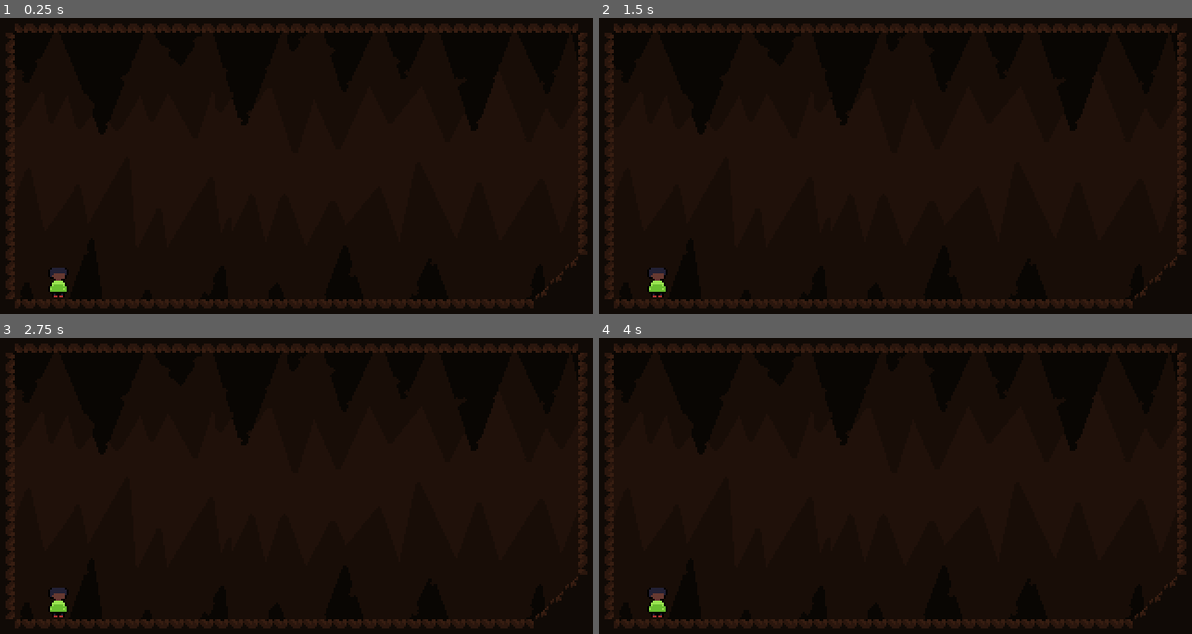
Above: before the commit, frames 1-4 (two rows, left to right).
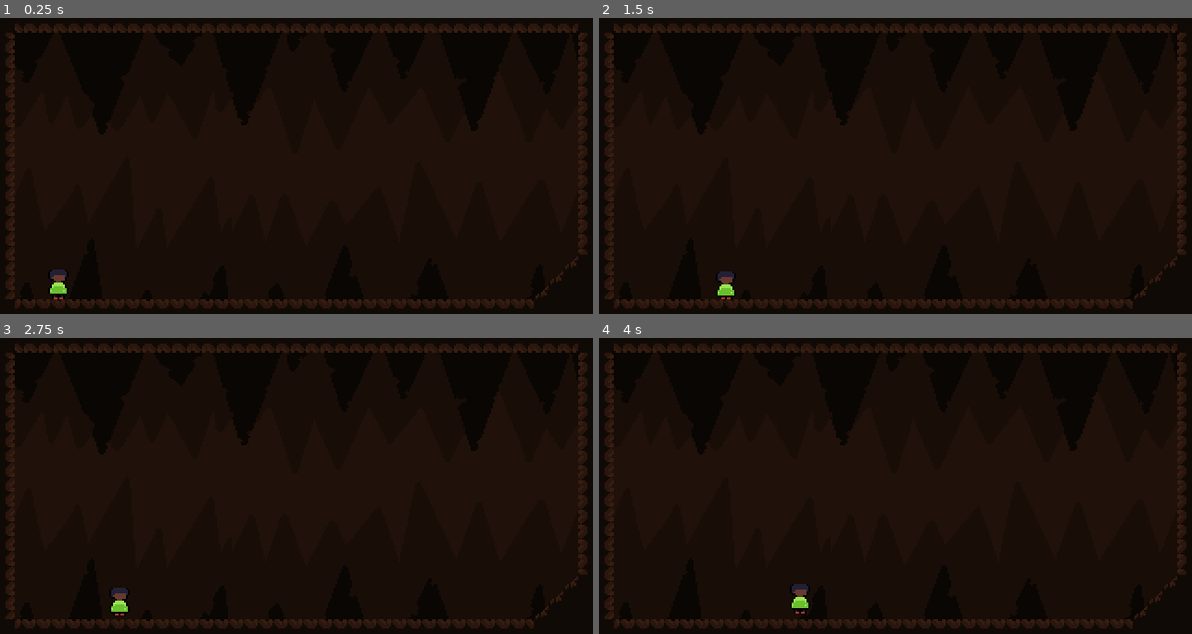
Above: after the commit, the same moments.

Repository: Omegalolchan/Cave_Runner
Game: Godot game, scene res://assets/Scenes/Debug Scene.tscn
The game is run twice, just before and just after one commit, with the same random seed, the same clock (stepped at 60 frames per second) and the same inputs. The project has no main scene, so this scene is started directly.
Inputs:
- Up to frame 1 (0.25 s): no input
- Up to frame 2 (1.5 s): hold C (jump, bound only after the commit) 0.53-1.28 s; hold Right (moveRight, bound only after the commit) from 0.53 s (still down); tap C (jump, bound only after the commit) at 1.35 s
- Up to frame 3 (2.75 s): tap C (jump, bound only after the commit) at 1.52, 1.82 s; release Right (moveRight, bound only after the commit) at 2.03 s; hold Left (moveLeft, bound only after the commit) from 2.03 s (still down); hold C (jump, bound only after the commit) from 2.03 s (still down)
- Up to frame 4 (4 s): release Left (moveLeft, bound only after the commit) at 2.78 s; release C (jump, bound only after the commit) at 2.78 s; hold Right (moveRight, bound only after the commit) from 2.78 s (still down); tap C (jump, bound only after the commit) at 2.85, 3.02, 3.32 s; hold C (jump, bound only after the commit) from 3.53 s (still down)

The runs differ from the first frame. In frame 1, 0.1% of the frame differs, in the area x 8-12%, y 84-95%; in frame 2, 0.4%; in frame 3, 0.4%; in frame 4, 0.4%, in the area x 8-36%, y 83-95%.

Commit message:
Handling player input and starting to work on movement

Diff:
--- a/assets/Scenes/Debug Scene.tscn
+++ b/assets/Scenes/Debug Scene.tscn
@@ -1,7 +1,8 @@
-[gd_scene load_steps=10 format=3 uid="uid://dnfkoufejparh"]
+[gd_scene load_steps=11 format=3 uid="uid://dnfkoufejparh"]
 
 [ext_resource type="Texture2D" uid="uid://bsktnv1mdxykd" path="res://assets/Sprites/Tileset Cave Final.png" id="1_h2wox"]
 [ext_resource type="Texture2D" uid="uid://cwwo48r82lrym" path="res://assets/Sprites/Cave_BG.png" id="2_d0esk"]
+[ext_resource type="Script" path="res://assets/Scripts/PlayerMovement.gd" id="3_mck1l"]
 [ext_resource type="Texture2D" uid="uid://dd6h25bytytai" path="res://assets/Sprites/PlayerIdle.png" id="3_thgoc"]
 
 [sub_resource type="TileSetAtlasSource" id="TileSetAtlasSource_bs4ro"]
@@ -108,13 +109,17 @@
 texture = ExtResource("2_d0esk")
 centered = false
 
-[node name="CharacterBody2D" type="CharacterBody2D" parent="."]
-position = Vector2(31, 143)
+[node name="Player" type="CharacterBody2D" parent="."]
+position = Vector2(31, 128)
+floor_stop_on_slope = false
+floor_constant_speed = true
+script = ExtResource("3_mck1l")
 
-[node name="Player" type="AnimatedSprite2D" parent="CharacterBody2D"]
+[node name="Sprite" type="AnimatedSprite2D" parent="Player"]
 texture_filter = 1
 sprite_frames = SubResource("SpriteFrames_fi5p2")
 animation = &"Idle"
+autoplay = "Idle"
 
-[node name="CollisionShape2D" type="CollisionShape2D" parent="CharacterBody2D"]
+[node name="HitBox" type="CollisionShape2D" parent="Player"]
 shape = SubResource("RectangleShape2D_sbs3j")
--- /dev/null
+++ b/assets/Scripts/PlayerMovement.gd
@@ -0,0 +1,33 @@
+extends CharacterBody2D
+
+const WALK_SPEED = 40.0
+var direction : float
+var jump_input : bool
+var is_jumping
+
+@export var jump_max_time = 1.0
+@export var jump_speed = -100.0
+
+# Get the gravity from the project settings to be synced with RigidBody nodes.
+var gravity = ProjectSettings.get_setting("physics/2d/default_gravity")
+
+
+func _process(delta): # Input gathering
+	direction = Input.get_axis("moveLeft", "moveRight")
+	jump_input = Input.is_action_pressed("jump")
+	print(jump_input)
+	return
+
+func _physics_process(delta):
+	# Add the gravity.
+	if !is_on_floor() && !is_jumping:
+		velocity.y += gravity * delta
+
+	if(jump_input && is_on_floor()) :
+		velocity.y = jump_speed
+
+	velocity.x = direction * WALK_SPEED
+
+	move_and_slide()
+
+	return
--- a/project.godot
+++ b/project.godot
@@ -12,6 +12,7 @@
 
 config/name="Cave_Runner"
 config/features=PackedStringArray("4.2", "Forward Plus")
+boot_splash/show_image=false
 config/icon="res://icon.svg"
 
 [display]
@@ -26,3 +27,31 @@
 [dotnet]
 
 project/assembly_name="Cave_Runner"
+
+[input]
+
+moveUp={
+"deadzone": 0.5,
+"events": [Object(InputEventKey,"resource_local_to_scene":false,"resource_name":"","device":-1,"window_id":0,"alt_pressed":false,"shift_pressed":false,"ctrl_pressed":false,"meta_pressed":false,"pressed":false,"keycode":4194320,"physical_keycode":0,"key_label":0,"unicode":0,"echo":false,"script":null)
+]
+}
+moveDown={
+"deadzone": 0.5,
+"events": [Object(InputEventKey,"resource_local_to_scene":false,"resource_name":"","device":-1,"window_id":0,"alt_pressed":false,"shift_pressed":false,"ctrl_pressed":false,"meta_pressed":false,"pressed":false,"keycode":4194322,"physical_keycode":0,"key_label":0,"unicode":0,"echo":false,"script":null)
+]
+}
+moveRight={
+"deadzone": 0.5,
+"events": [Object(InputEventKey,"resource_local_to_scene":false,"resource_name":"","device":-1,"window_id":0,"alt_pressed":false,"shift_pressed":false,"ctrl_pressed":false,"meta_pressed":false,"pressed":false,"keycode":4194321,"physical_keycode":0,"key_label":0,"unicode":0,"echo":false,"script":null)
+]
+}
+moveLeft={
+"deadzone": 0.5,
+"events": [Object(InputEventKey,"resource_local_to_scene":false,"resource_name":"","device":-1,"window_id":0,"alt_pressed":false,"shift_pressed":false,"ctrl_pressed":false,"meta_pressed":false,"pressed":false,"keycode":4194319,"physical_keycode":0,"key_label":0,"unicode":0,"echo":false,"script":null)
+]
+}
+jump={
+"deadzone": 0.5,
+"events": [Object(InputEventKey,"resource_local_to_scene":false,"resource_name":"","device":-1,"window_id":0,"alt_pressed":false,"shift_pressed":false,"ctrl_pressed":false,"meta_pressed":false,"pressed":false,"keycode":67,"physical_keycode":0,"key_label":0,"unicode":99,"echo":false,"script":null)
+]
+}
